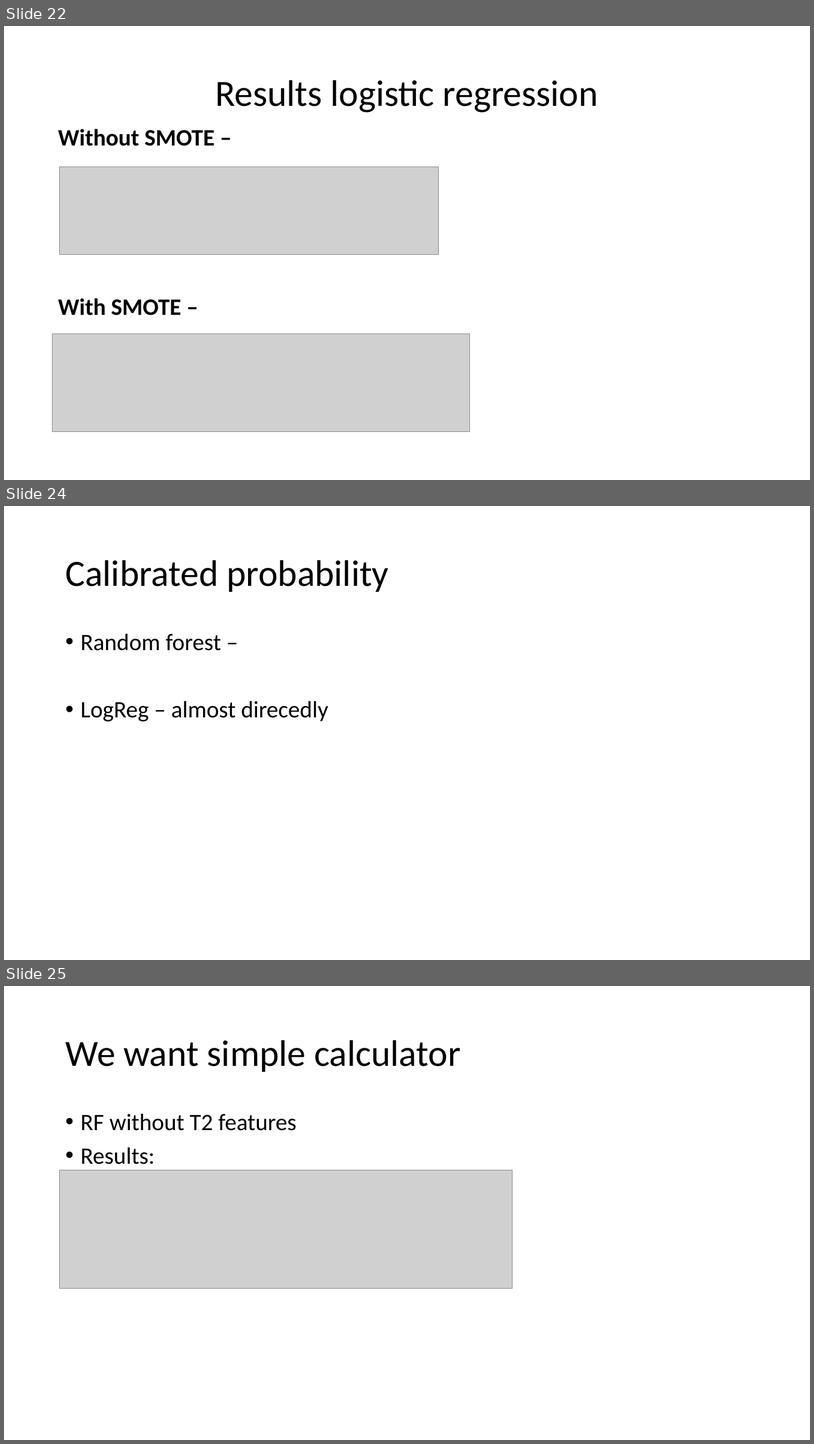
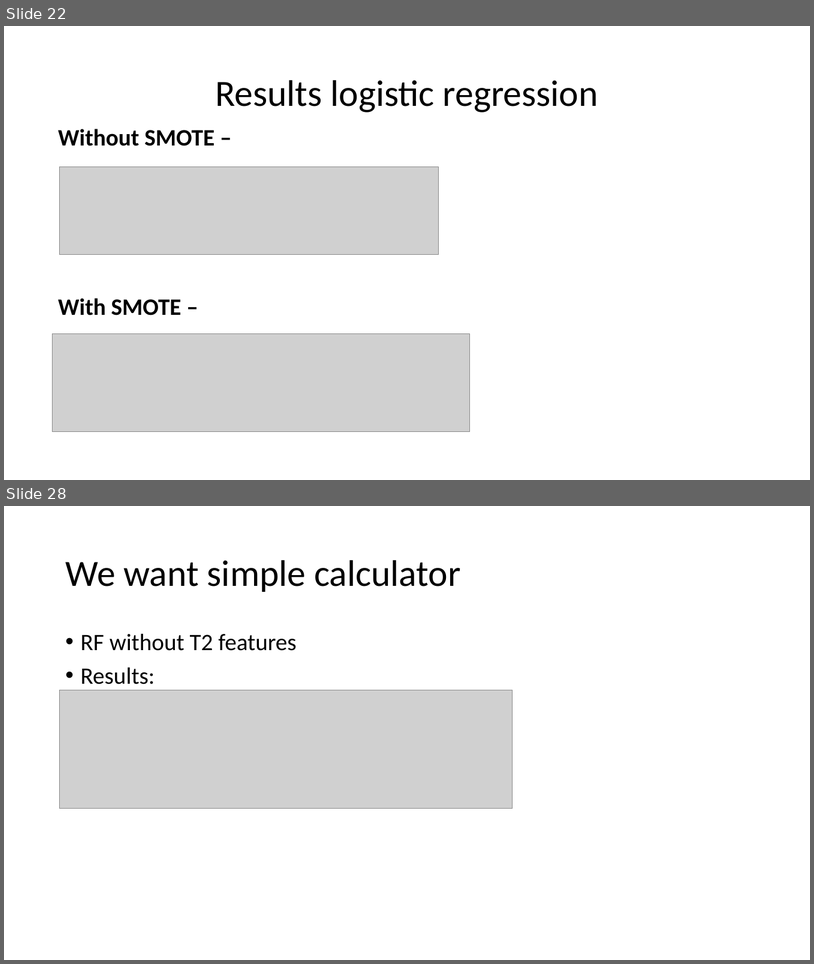
Before and after one commit to nogur9/PTSD, a slide deck: yaron/Social Anxiety classifier.pptx. Shown one above the other, each under a label of ours: slides 22, 24 and 25 before the commit, slides 22 and 28 after it; the slides between them are not shown. The pictures are 814x1444 and 814x964 pixels, drawn with LibreOffice and Linux fonts; fonts in the diff are those of the drawing; grey boxes stand for pictures. Boxes give left, top, right and bottom in pixels: in the first picture for what was removed or moved away, otherwise in the second. Text is boxed around its words. In the diff, an @@ line names an element or a change of style, - is before the commit and + after.

```diff
--- a/yaron/Social Anxiety classifier.pptx
+++ b/yaron/Social Anxiety classifier.pptx
@@ slide 24 removed at (4,506,810,960), background #FFFFFF @@
@@ title removed at (65,560,389,592) @@
-Calibrated probability
@@ text removed at (81,633,328,721) @@
-• Random forest –
-• LogReg – almost direcedly
@@ what was slide 25 is now slide 28 @@
```
Also in this commit, not shown: 11 slides changed, 5 slides added, 1 other slide removed, 6 other files.
